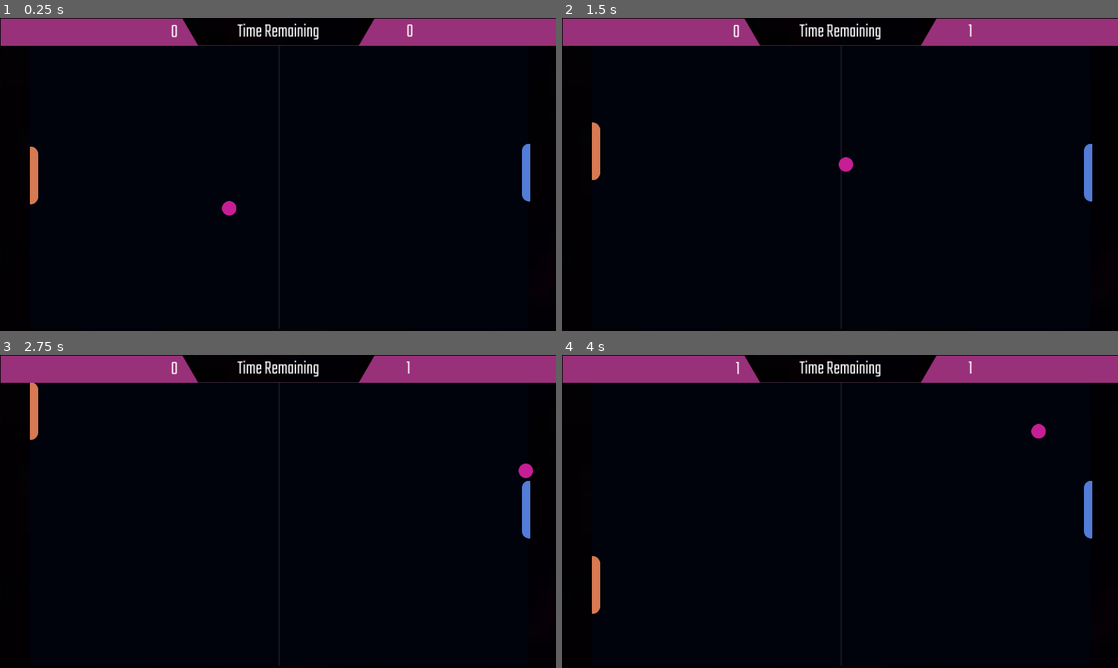
Above: before the commit, frames 1-4 (two rows, left to right).
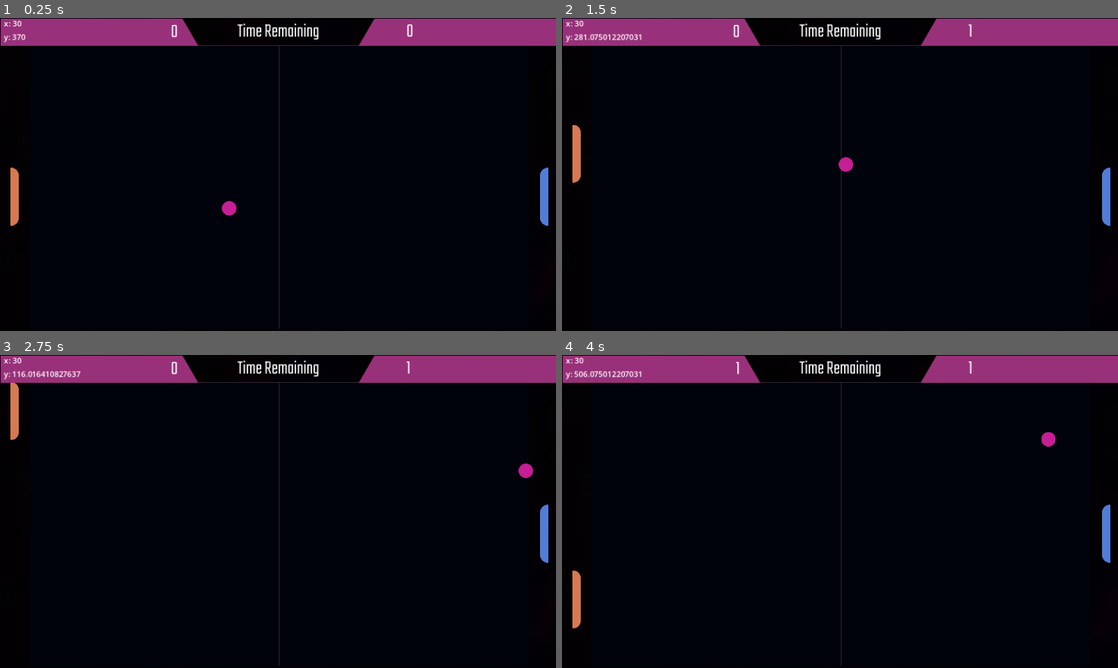
Above: after the commit, the same moments.

Repository: masteratt/20gamechallenge
Game: Godot game, scene res://scenes/main.tscn
Same seed, same stepped clock (60 frames per second), same inputs: the game is played once before the commit and once after it.
Inputs:
- Up to frame 1 (0.25 s): no input
- Up to frame 2 (1.5 s): hold W (up) 0.53-1.28 s; hold S (down) from 1.28 s (still down)
- Up to frame 3 (2.75 s): release S (down) at 2.03 s; hold W (up) from 2.03 s (still down)
- Up to frame 4 (4 s): release W (up) at 3.53 s; hold S (down) from 3.53 s (still down)

The runs differ from the first frame. In frame 1, 1.1% of the frame differs, in the area x 0-99%, y 0-67%; in frame 2, 1.3%; in frame 3, 1.3%; in frame 4, 1.5%, in the area x 0-99%, y 0-88%.

Commit message:
Floating and Grounded Mode changes

Diff:
--- a/Game1_Pong/scenes/ball.tscn
+++ b/Game1_Pong/scenes/ball.tscn
@@ -9,6 +9,9 @@
 [node name="Ball" type="CharacterBody2D" groups=["ball"]]
 collision_layer = 2
 collision_mask = 5
+motion_mode = 1
+platform_on_leave = 2
+platform_floor_layers = 4294967040
 script = ExtResource("1_yp4c0")
 
 [node name="Sprite2D" type="Sprite2D" parent="."]
--- a/Game1_Pong/scenes/main.tscn
+++ b/Game1_Pong/scenes/main.tscn
@@ -1,20 +1,21 @@
-[gd_scene load_steps=6 format=3 uid="uid://c3pkduqmko4cy"]
+[gd_scene load_steps=7 format=3 uid="uid://c3pkduqmko4cy"]
 
 [ext_resource type="PackedScene" uid="uid://d4kr8jbw6jvtx" path="res://scenes/arena.tscn" id="1_yq2yi"]
 [ext_resource type="PackedScene" uid="uid://xv6f58tpbi4c" path="res://scenes/player.tscn" id="2_5yy0v"]
 [ext_resource type="PackedScene" uid="uid://blgfy7q878e0e" path="res://scenes/cpu.tscn" id="3_vnksp"]
 [ext_resource type="PackedScene" uid="uid://divioxlsxot7e" path="res://scenes/ball.tscn" id="4_mixc3"]
 [ext_resource type="PackedScene" uid="uid://c43eeasqp5hrv" path="res://scenes/ui.tscn" id="5_mpygm"]
+[ext_resource type="PackedScene" uid="uid://cu1kglmsflerh" path="res://scenes/position_debug.tscn" id="6_3i42o"]
 
 [node name="Main" type="Node2D"]
 
 [node name="Arena" parent="." instance=ExtResource("1_yq2yi")]
 
 [node name="Player" parent="." instance=ExtResource("2_5yy0v")]
-position = Vector2(70, 326)
+position = Vector2(30, 370)
 
 [node name="CPU" parent="." instance=ExtResource("3_vnksp")]
-position = Vector2(1090, 320)
+position = Vector2(1128, 370)
 
 [node name="Ball" parent="." instance=ExtResource("4_mixc3")]
 position = Vector2(414, 385)
@@ -25,3 +26,8 @@
 [node name="CanvasLayer" type="CanvasLayer" parent="."]
 
 [node name="UI" parent="CanvasLayer" instance=ExtResource("5_mpygm")]
+
+[node name="PlayerPosition" parent="CanvasLayer" node_paths=PackedStringArray("node_im_tracking") instance=ExtResource("6_3i42o")]
+offset_left = 8.0
+offset_right = 8.0
+node_im_tracking = NodePath("../../Player")
--- a/Game1_Pong/scenes/player.tscn
+++ b/Game1_Pong/scenes/player.tscn
@@ -5,6 +5,9 @@
 
 [node name="Player" type="CharacterBody2D"]
 collision_mask = 6
+motion_mode = 1
+platform_on_leave = 2
+platform_floor_layers = 4294967040
 script = ExtResource("1_aqfmi")
 
 [node name="Sprite2D" type="Sprite2D" parent="."]
--- /dev/null
+++ b/Game1_Pong/scenes/position_debug.tscn
@@ -0,0 +1,39 @@
+[gd_scene load_steps=2 format=3 uid="uid://cu1kglmsflerh"]
+
+[ext_resource type="Script" path="res://scripts/position_debug.gd" id="1_usc3n"]
+
+[node name="PositionDebug" type="Control"]
+layout_mode = 3
+anchors_preset = 15
+anchor_right = 1.0
+anchor_bottom = 1.0
+grow_horizontal = 2
+grow_vertical = 2
+script = ExtResource("1_usc3n")
+
+[node name="VBoxContainer" type="VBoxContainer" parent="."]
+layout_mode = 0
+offset_right = 40.0
+offset_bottom = 40.0
+
+[node name="HBoxContainer" type="HBoxContainer" parent="VBoxContainer"]
+layout_mode = 2
+
+[node name="xLabel" type="Label" parent="VBoxContainer/HBoxContainer"]
+layout_mode = 2
+text = "x:"
+
+[node name="xValue" type="Label" parent="VBoxContainer/HBoxContainer"]
+layout_mode = 2
+text = "999"
+
+[node name="HBoxContainer2" type="HBoxContainer" parent="VBoxContainer"]
+layout_mode = 2
+
+[node name="yLabel" type="Label" parent="VBoxContainer/HBoxContainer2"]
+layout_mode = 2
+text = "y:"
+
+[node name="yValue" type="Label" parent="VBoxContainer/HBoxContainer2"]
+layout_mode = 2
+text = "555"
--- a/Game1_Pong/scripts/player.gd
+++ b/Game1_Pong/scripts/player.gd
@@ -1,8 +1,10 @@
 extends CharacterBody2D
 
-var speed: float = 800
+var speed: float = 30
 
-func get_input() -> void:
+
+func _process(_delta: float) -> void:
+	velocity.x = 0 # Even with this the paddles moves back after colliding with ball in its corner.
 	if Input.is_action_pressed("up"):
 		velocity.y = -speed
 	elif Input.is_action_pressed("down"):
@@ -11,6 +13,5 @@
 		velocity.y = 0
 
 
-func _process(_delta: float) -> void:
-	get_input()
-	move_and_slide()
+func _physics_process(delta: float) -> void:
+	move_and_collide(velocity * speed * delta)
--- /dev/null
+++ b/Game1_Pong/scripts/position_debug.gd
@@ -0,0 +1,9 @@
+extends Control
+
+@export var node_im_tracking: Node2D
+@onready var x_value: Label = $VBoxContainer/HBoxContainer/xValue
+@onready var y_value: Label = $VBoxContainer/HBoxContainer2/yValue
+
+func _process(delta: float) -> void:
+	x_value.text = str(node_im_tracking.global_position.x)
+	y_value.text = str(node_im_tracking.global_position.y)
